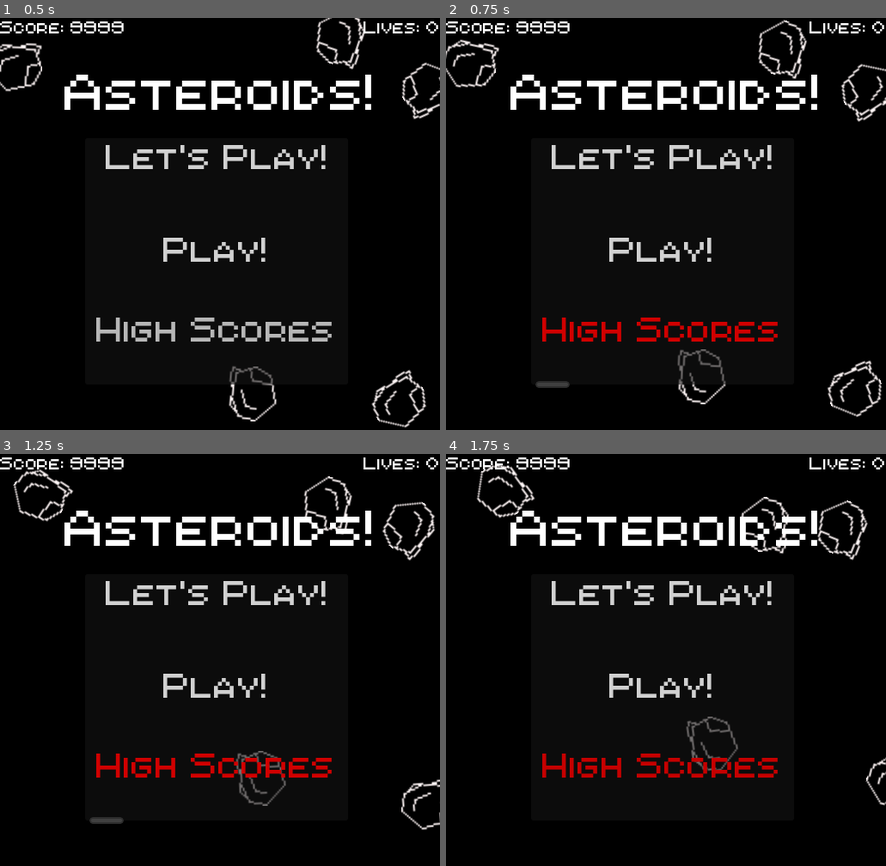
Above: before the commit, frames 1-4 (two rows, left to right).
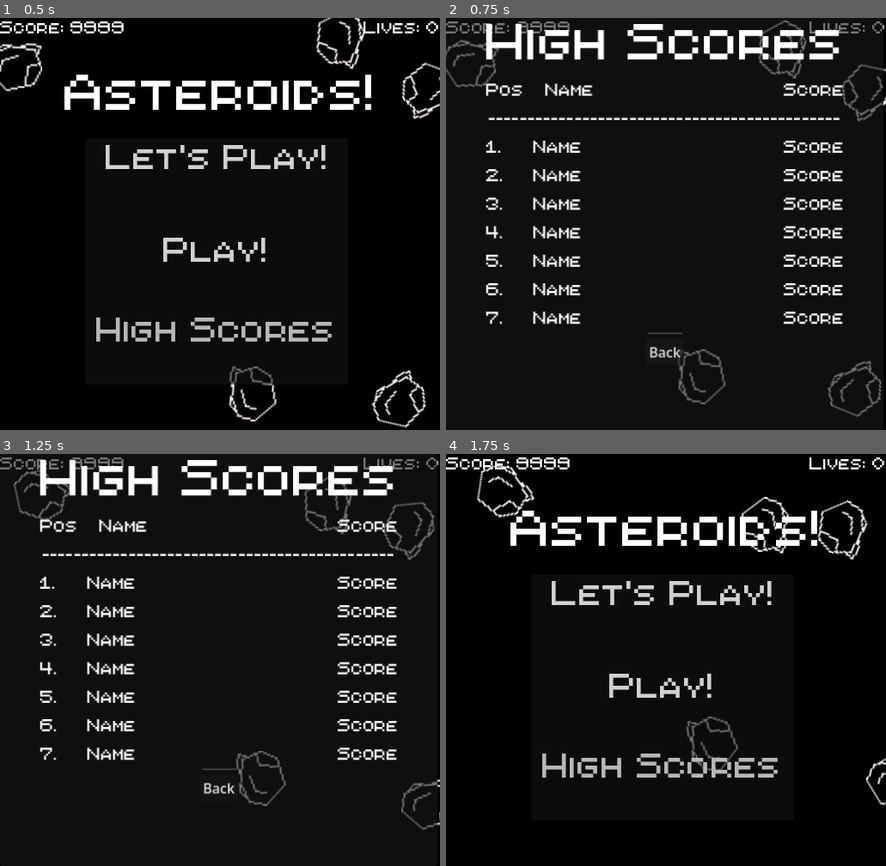
Above: after the commit, the same moments.

Repository: mgarrod193/Asteroids-Clone
Game: Godot game, scene res://Scenes/GameScene.tscn
Two runs of this game, one before a commit and one after it. Both use one fixed random seed, a clock stepped at 60 frames per second and the inputs below.
Inputs (mouse positions are in pixels of both pictures, inside the frame that each line leads up to):
- Up to frame 1 (0.5 s): no input
- Up to frame 2 (0.75 s): click "High Scores" at 0.5 s
- Up to frame 3 (1.25 s): no input
- Up to frame 4 (1.75 s): click (666, 787) at 1.25 s, where only the run after the commit has a clickable "Back"

Frame 1 is identical in both runs. In frame 2, 15% of the frame differs, in the area x 0-100%, y 0-97%; in frame 3, 15%; in frame 4, 1.3%.

Commit message:
Created High-score Scene, setup for saving high scores partially completed, updated player sprite

Diff:
--- /dev/null
+++ b/AutoLoads/global.gd
@@ -0,0 +1,7 @@
+extends Node
+
+var save_data:SaveData
+var high_score: int = 0
+
+func read():
+	save_data = SaveData.load_or_create()
--- a/Scenes/GameScene.tscn
+++ b/Scenes/GameScene.tscn
@@ -16,6 +16,7 @@
 [ext_resource type="Resource" uid="uid://evooka8tv6m3" path="res://Resources/Waves/MenuWave.tres" id="10_f43ej"]
 [ext_resource type="AudioStream" uid="uid://dl1j22ajun46l" path="res://Audio/moodmode-8-bit-arcade-mode-158814.mp3" id="14_7rq2r"]
 [ext_resource type="AudioStream" uid="uid://ifypgp7w1eaw" path="res://Audio/freesound_community-medium-explosion-40472.mp3" id="15_124qp"]
+[ext_resource type="PackedScene" uid="uid://c3axh4b8q2ggg" path="res://Scenes/high_score_screen.tscn" id="15_ry528"]
 
 [sub_resource type="Curve2D" id="Curve2D_2wl7v"]
 _data = {
@@ -54,6 +55,9 @@
 [node name="Menus" parent="." unique_id=1719554753 instance=ExtResource("5_lohlh")]
 follow_viewport_enabled = false
 
+[node name="HighScoreScreen" parent="." unique_id=2011539330 instance=ExtResource("15_ry528")]
+visible = false
+
 [node name="Music" type="AudioStreamPlayer2D" parent="." unique_id=2138587630]
 stream = ExtResource("14_7rq2r")
 autoplay = true
--- a/Scenes/Player.tscn
+++ b/Scenes/Player.tscn
@@ -3,9 +3,9 @@
 [ext_resource type="Script" uid="uid://cmjlsudmv42mr" path="res://Scripts/Player/player.gd" id="1_kyqiw"]
 [ext_resource type="Script" uid="uid://bbiwums7gkik1" path="res://Scripts/Player/movement.gd" id="1_rpqav"]
 [ext_resource type="Script" uid="uid://xng5toel4uge" path="res://Scripts/Player/weapon.gd" id="3_dewec"]
-[ext_resource type="Texture2D" uid="uid://d3limidnv88kp" path="res://Art/Sprites/Asteroidplaceholderplayer.png" id="3_gntrk"]
 [ext_resource type="PackedScene" uid="uid://cg1p3aarjgnjd" path="res://Scenes/Projectile.tscn" id="4_5ixxa"]
 [ext_resource type="AudioStream" uid="uid://dm288wd5dvyif" path="res://Audio/ahmed_abdulaal-laser-312360.mp3" id="5_nn08x"]
+[ext_resource type="Texture2D" uid="uid://buxxi6xrx7h8m" path="res://Art/Sprites/ship green.png" id="6_nn08x"]
 
 [node name="Player" type="CharacterBody2D" unique_id=69791035]
 script = ExtResource("1_kyqiw")
@@ -24,12 +24,12 @@
 stream = ExtResource("5_nn08x")
 
 [node name="Sprite2D" type="Sprite2D" parent="." unique_id=228084409]
-texture = ExtResource("3_gntrk")
+texture = ExtResource("6_nn08x")
 
 [node name="Hitbox" type="Area2D" parent="." unique_id=576331073]
 
 [node name="CollisionPolygon2D" type="CollisionPolygon2D" parent="Hitbox" unique_id=1039772893]
-polygon = PackedVector2Array(0, -13, 15, 12, 0, 8, -15, 13)
+polygon = PackedVector2Array(0, -12, -5, -10, -5, -3, -13, -6, -15, -4, -15, 8, -10, 12, 10, 12, 15, 7, 15, -3, 13, -6, 5, -3, 5, -10)
 
 [node name="InvulnTimer" type="Timer" parent="." unique_id=1700503706]
 wait_time = 2.0
--- /dev/null
+++ b/Scenes/high_score_screen.tscn
@@ -0,0 +1,226 @@
+[gd_scene format=3 uid="uid://c3axh4b8q2ggg"]
+
+[ext_resource type="Script" uid="uid://bsg8rkojdjjxk" path="res://Scripts/high_score_screen.gd" id="1_0r65x"]
+[ext_resource type="FontFile" uid="uid://cqiwgykpr5onr" path="res://Art/Text/neatpixels-standard.ttf" id="1_reng8"]
+
+[node name="HighScoreScreen" type="CanvasLayer" unique_id=2011539330]
+script = ExtResource("1_0r65x")
+
+[node name="Panel" type="Panel" parent="." unique_id=1048792069]
+anchors_preset = 15
+anchor_right = 1.0
+anchor_bottom = 1.0
+grow_horizontal = 2
+grow_vertical = 2
+scale = Vector2(0.99423456, 1)
+mouse_filter = 2
+
+[node name="VSplitContainer" type="VSplitContainer" parent="Panel" unique_id=1323025880]
+layout_mode = 1
+anchors_preset = 5
+anchor_left = 0.5
+anchor_right = 0.5
+offset_left = -209.0
+offset_right = 209.0
+offset_bottom = 359.0
+grow_horizontal = 2
+scale = Vector2(1.0034803, 1.0064964)
+split_offsets = PackedInt32Array(62, 95, 128, 161, 194, 227, 260, 293, 326, 359)
+split_offset = 62
+
+[node name="Title" type="Label" parent="Panel/VSplitContainer" unique_id=1052652984]
+layout_mode = 2
+theme_override_fonts/font = ExtResource("1_reng8")
+theme_override_font_sizes/font_size = 48
+text = "High Scores"
+horizontal_alignment = 1
+vertical_alignment = 1
+
+[node name="Tableheaders" type="HSplitContainer" parent="Panel/VSplitContainer" unique_id=1095133099]
+layout_mode = 2
+split_offsets = PackedInt32Array(57, 126)
+split_offset = 57
+
+[node name="PosLabel" type="Label" parent="Panel/VSplitContainer/Tableheaders" unique_id=1132811522]
+layout_mode = 2
+theme_override_fonts/font = ExtResource("1_reng8")
+text = "Pos"
+
+[node name="NameLabel" type="Label" parent="Panel/VSplitContainer/Tableheaders" unique_id=1198886308]
+layout_mode = 2
+theme_override_fonts/font = ExtResource("1_reng8")
+text = "Name"
+
+[node name="ScoreLabel" type="Label" parent="Panel/VSplitContainer/Tableheaders" unique_id=443143703]
+layout_mode = 2
+theme_override_fonts/font = ExtResource("1_reng8")
+text = "Score"
+horizontal_alignment = 2
+vertical_alignment = 1
+
+[node name="Separator" type="Label" parent="Panel/VSplitContainer" unique_id=1870401222]
+layout_mode = 2
+theme_override_fonts/font = ExtResource("1_reng8")
+text = "---------------------------------------------"
+horizontal_alignment = 1
+
+[node name="HighScore1" type="HSplitContainer" parent="Panel/VSplitContainer" unique_id=1864168598]
+layout_mode = 2
+split_offsets = PackedInt32Array(43, 112)
+split_offset = 43
+
+[node name="PosLabel" type="Label" parent="Panel/VSplitContainer/HighScore1" unique_id=1906869808]
+layout_mode = 2
+theme_override_fonts/font = ExtResource("1_reng8")
+text = "1."
+
+[node name="NameLabel" type="Label" parent="Panel/VSplitContainer/HighScore1" unique_id=1542607224]
+layout_mode = 2
+theme_override_fonts/font = ExtResource("1_reng8")
+text = "Name"
+
+[node name="ScoreLabel" type="Label" parent="Panel/VSplitContainer/HighScore1" unique_id=1463249809]
+layout_mode = 2
+theme_override_fonts/font = ExtResource("1_reng8")
+text = "Score"
+horizontal_alignment = 2
+vertical_alignment = 1
+
+[node name="HighScore2" type="HSplitContainer" parent="Panel/VSplitContainer" unique_id=880992787]
+layout_mode = 2
+split_offsets = PackedInt32Array(43, 112)
+split_offset = 43
+
+[node name="PosLabel" type="Label" parent="Panel/VSplitContainer/HighScore2" unique_id=1058559861]
+layout_mode = 2
+theme_override_fonts/font = ExtResource("1_reng8")
+text = "2."
+
+[node name="NameLabel" type="Label" parent="Panel/VSplitContainer/HighScore2" unique_id=1665561492]
+layout_mode = 2
+theme_override_fonts/font = ExtResource("1_reng8")
+text = "Name"
+
+[node name="ScoreLabel" type="Label" parent="Panel/VSplitContainer/HighScore2" unique_id=1963728988]
+layout_mode = 2
+theme_override_fonts/font = ExtResource("1_reng8")
+text = "Score"
+horizontal_alignment = 2
+vertical_alignment = 1
+
+[node name="HighScore3" type="HSplitContainer" parent="Panel/VSplitContainer" unique_id=929128868]
+layout_mode = 2
+split_offsets = PackedInt32Array(43, 112)
+split_offset = 43
+
+[node name="PosLabel" type="Label" parent="Panel/VSplitContainer/HighScore3" unique_id=391274583]
+layout_mode = 2
+theme_override_fonts/font = ExtResource("1_reng8")
+text = "3."
+
+[node name="NameLabel" type="Label" parent="Panel/VSplitContainer/HighScore3" unique_id=1162973985]
+layout_mode = 2
+theme_override_fonts/font = ExtResource("1_reng8")
+text = "Name"
+
+[node name="ScoreLabel" type="Label" parent="Panel/VSplitContainer/HighScore3" unique_id=158423171]
+layout_mode = 2
+theme_override_fonts/font = ExtResource("1_reng8")
+text = "Score"
+horizontal_alignment = 2
+vertical_alignment = 1
+
+[node name="HighScore4" type="HSplitContainer" parent="Panel/VSplitContainer" unique_id=1098922939]
+layout_mode = 2
+split_offsets = PackedInt32Array(43, 112)
+split_offset = 43
+
+[node name="PosLabel" type="Label" parent="Panel/VSplitContainer/HighScore4" unique_id=576665990]
+layout_mode = 2
+theme_override_fonts/font = ExtResource("1_reng8")
+text = "4."
+
+[node name="NameLabel" type="Label" parent="Panel/VSplitContainer/HighScore4" unique_id=255845812]
+layout_mode = 2
+theme_override_fonts/font = ExtResource("1_reng8")
+text = "Name"
+
+[node name="ScoreLabel" type="Label" parent="Panel/VSplitContainer/HighScore4" unique_id=1124493838]
+layout_mode = 2
+theme_override_fonts/font = ExtResource("1_reng8")
+text = "Score"
+horizontal_alignment = 2
+vertical_alignment = 1
+
+[node name="HighScore5" type="HSplitContainer" parent="Panel/VSplitContainer" unique_id=1494044868]
+layout_mode = 2
+split_offsets = PackedInt32Array(43, 112)
+split_offset = 43
+
+[node name="PosLabel" type="Label" parent="Panel/VSplitContainer/HighScore5" unique_id=906819068]
+layout_mode = 2
+theme_override_fonts/font = ExtResource("1_reng8")
+text = "5."
+
+[node name="NameLabel" type="Label" parent="Panel/VSplitContainer/HighScore5" unique_id=1123969439]
+layout_mode = 2
+theme_override_fonts/font = ExtResource("1_reng8")
+text = "Name"
+
+[node name="ScoreLabel" type="Label" parent="Panel/VSplitContainer/HighScore5" unique_id=384170537]
+layout_mode = 2
+theme_override_fonts/font = ExtResource("1_reng8")
+text = "Score"
+horizontal_alignment = 2
+vertical_alignment = 1
+
+[node name="HighScore6" type="HSplitContainer" parent="Panel/VSplitContainer" unique_id=1072157011]
+layout_mode = 2
+split_offsets = PackedInt32Array(43, 112)
+split_offset = 43
+
+[node name="PosLabel" type="Label" parent="Panel/VSplitContainer/HighScore6" unique_id=1128611924]
+layout_mode = 2
+theme_override_fonts/font = ExtResource("1_reng8")
+text = "6."
+
+[node name="NameLabel" type="Label" parent="Panel/VSplitContainer/HighScore6" unique_id=822547043]
+layout_mode = 2
+theme_override_fonts/font = ExtResource("1_reng8")
+text = "Name"
+
+[node name="ScoreLabel" type="Label" parent="Panel/VSplitContainer/HighScore6" unique_id=1780256109]
+layout_mode = 2
+theme_override_fonts/font = ExtResource("1_reng8")
+text = "Score"
+horizontal_alignment = 2
+vertical_alignment = 1
+
+[node name="HighScore7" type="HSplitContainer" parent="Panel/VSplitContainer" unique_id=684197677]
+layout_mode = 2
+split_offsets = PackedInt32Array(43, 112)
+split_offset = 43
+
+[node name="PosLabel" type="Label" parent="Panel/VSplitContainer/HighScore7" unique_id=1598241176]
+layout_mode = 2
+theme_override_fonts/font = ExtResource("1_reng8")
+text = "7."
+
+[node name="NameLabel" type="Label" parent="Panel/VSplitContainer/HighScore7" unique_id=1887123661]
+layout_mode = 2
+theme_override_fonts/font = ExtResource("1_reng8")
+text = "Name"
+
+[node name="ScoreLabel" type="Label" parent="Panel/VSplitContainer/HighScore7" unique_id=1633546615]
+layout_mode = 2
+theme_override_fonts/font = ExtResource("1_reng8")
+text = "Score"
+horizontal_alignment = 2
+vertical_alignment = 1
+
+[node name="Button" type="Button" parent="Panel/VSplitContainer" unique_id=177201271]
+layout_mode = 2
+size_flags_horizontal = 4
+text = "Back"
+
+[connection signal="pressed" from="Panel/VSplitContainer/Button" to="." method="_on_button_pressed"]
--- a/Scenes/menus.tscn
+++ b/Scenes/menus.tscn
@@ -89,3 +89,4 @@
 text = "High Scores"
 
 [connection signal="button_down" from="Panel/VSplitContainer/PlayButton" to="." method="_on_play_button_button_down"]
+[connection signal="pressed" from="Panel/VSplitContainer/HighScoreButton" to="." method="_on_high_score_button_pressed"]
--- /dev/null
+++ b/Scripts/SaveData.gd
@@ -0,0 +1,16 @@
+class_name SaveData extends Resource
+
+@export var high_score:int = 0
+
+const SAVE_PATH:String = "user://Asteroids_save_data.tres"
+
+func save() -> void:
+	ResourceSaver.save(self, SAVE_PATH)
+
+static func load_or_create() -> SaveData:
+	var res:SaveData
+	if FileAccess.file_exists(SAVE_PATH):
+		res = load(SAVE_PATH) as SaveData
+	else:
+		res = SaveData.new()
+	return res
--- a/Scripts/game_scene.gd
+++ b/Scripts/game_scene.gd
@@ -11,19 +11,23 @@
 #variables for game state
 var lives := 3
 var score := 0
+var high_score:int
 var cur_wave := 0
 var game_started := false
 
 #caching node references on startup
 @onready var hud := $HUD
 @onready var menu := $Menus
+@onready var high_score_panel := $HighScoreScreen
 @onready var player := $Player
 @onready var starting_pos = $StartingPos.position
 @onready var explosion_sound := $ExplosionSound
 
+
 # Called when the node enters the scene tree for the first time.
 func _ready() -> void:
 	disable_player()
+	high_score = Global.high_score
 	_spawn_wave(menu_wave)
 
 func _process(delta: float) -> void:
@@ -120,3 +124,11 @@
 	get_tree().call_group("Asteroids", "queue_free")
 	menu.update_menu_message("Score: " + str(score),"You Lose!")
 	menu.show()
+
+func go_to_high_score_screen():
+	menu.hide()
+	high_score_panel.show()
+
+func back_to_menu():
+	high_score_panel.hide()
+	menu.show()
--- /dev/null
+++ b/Scripts/high_score_screen.gd
@@ -0,0 +1,6 @@
+extends CanvasLayer
+
+
+
+func _on_button_pressed() -> void:
+	get_parent().back_to_menu()
--- a/Scripts/menus.gd
+++ b/Scripts/menus.gd
@@ -10,3 +10,7 @@
 func update_menu_message(scoremessage: String ,message: String):
 	title_text.set_text(scoremessage)
 	panel_title.set_text(message)
+
+
+func _on_high_score_button_pressed() -> void:
+	game_scene.go_to_high_score_screen()
--- a/project.godot
+++ b/project.godot
@@ -14,6 +14,10 @@
 run/main_scene="uid://b48kepi6mfcjq"
 config/features=PackedStringArray("4.6", "GL Compatibility")
 config/icon="res://icon.svg"
+
+[autoload]
+
+Global="*uid://dhlxso1sv3tmg"
 
 [display]
 
Binary file added: Art/Sprites/ship green.png
Not shown, added: Art/Sprites/ship green.png.import
Not shown, added: AutoLoads/global.gd.uid
Not shown, added: Scripts/SaveData.gd.uid
Not shown, added: Scripts/high_score_screen.gd.uid
